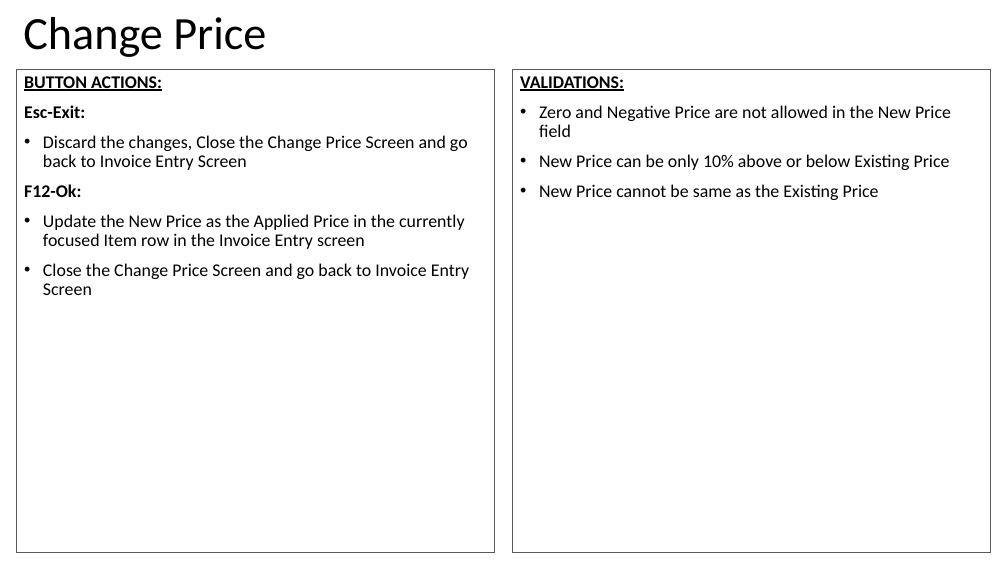
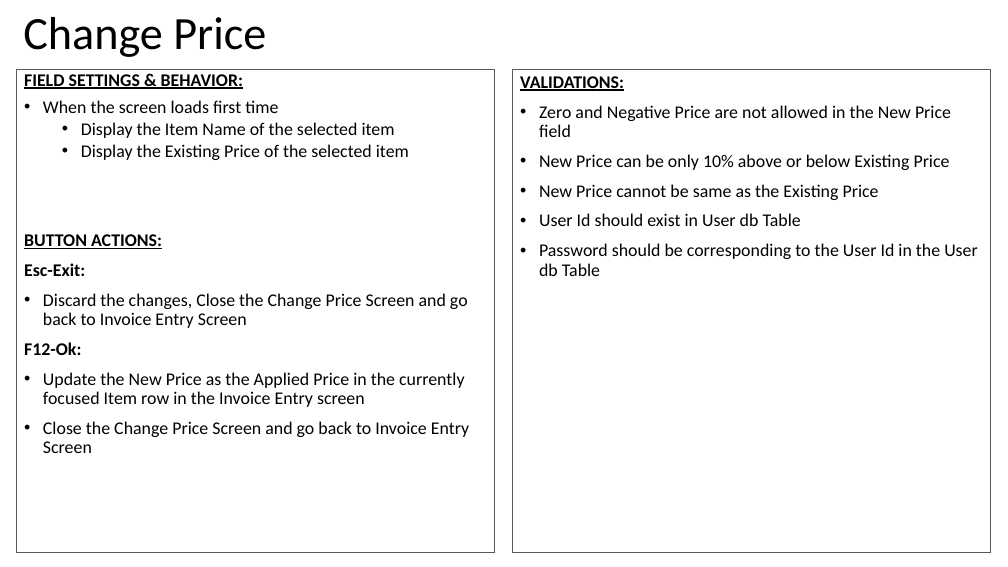
Before and after one commit to valignit/Documents, a slide deck: slide 32 of brief-specs.pptx (slide 31 before the commit). Drawn at 1008x567 pixels with LibreOffice and Linux fonts; fonts in the diff are those of the drawing. Boxes give left, top, right and bottom in pixels: in the first picture for what was removed or moved away, otherwise in the second. Text is boxed around its words. In the diff, an @@ line names an element or a change of style, - is before the commit and + after.

```diff
--- a/brief-specs.pptx
+++ b/brief-specs.pptx
@@ text in rectangle at box(24, 74, 409, 160): paragraphs added @@
+FIELD SETTINGS & BEHAVIOR:
+• When the screen loads first time
+  • Display the Item Name of the selected item
+  • Display the Existing Price of the selected item
@@ text in rectangle at box(539, 213, 978, 276): paragraphs added @@
+• User Id should exist in User db Table
+• Password should be corresponding to the User Id in the User db Table
```
Also in this commit, not shown: 24 other slides changed, 1 slide added.
